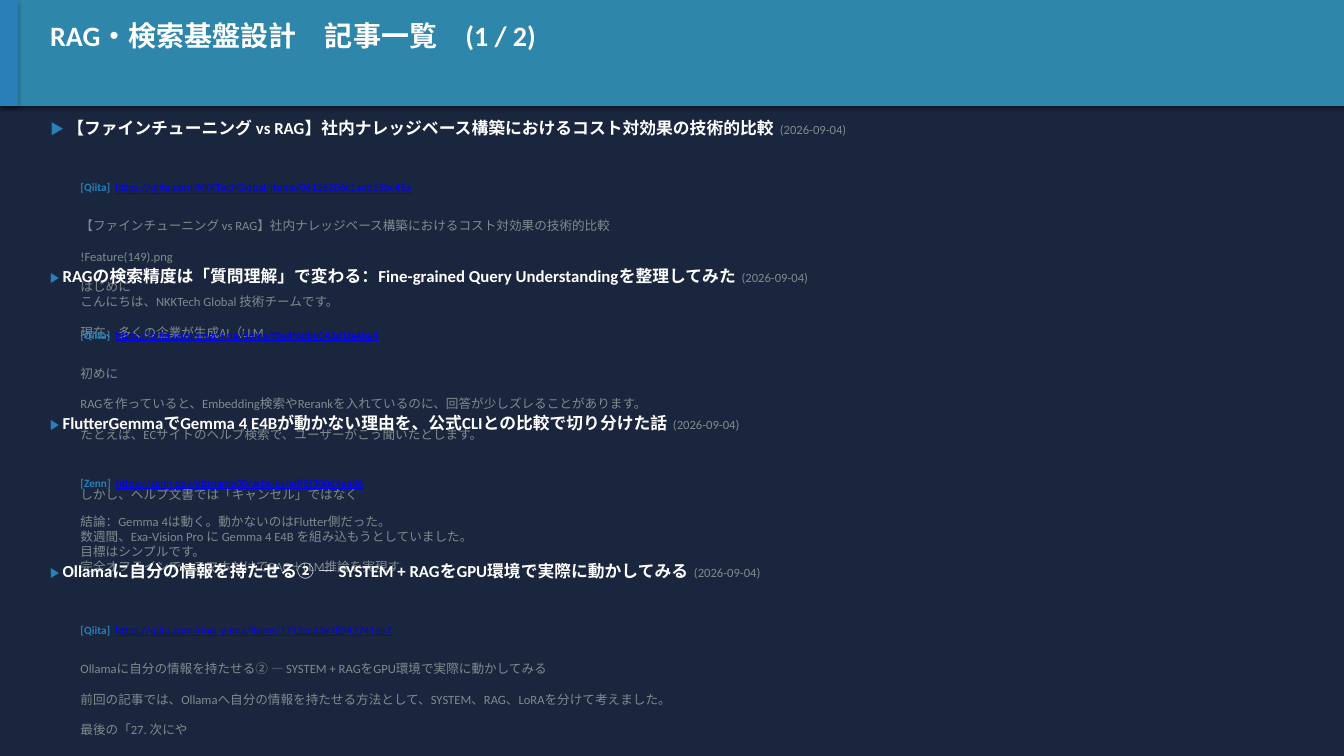
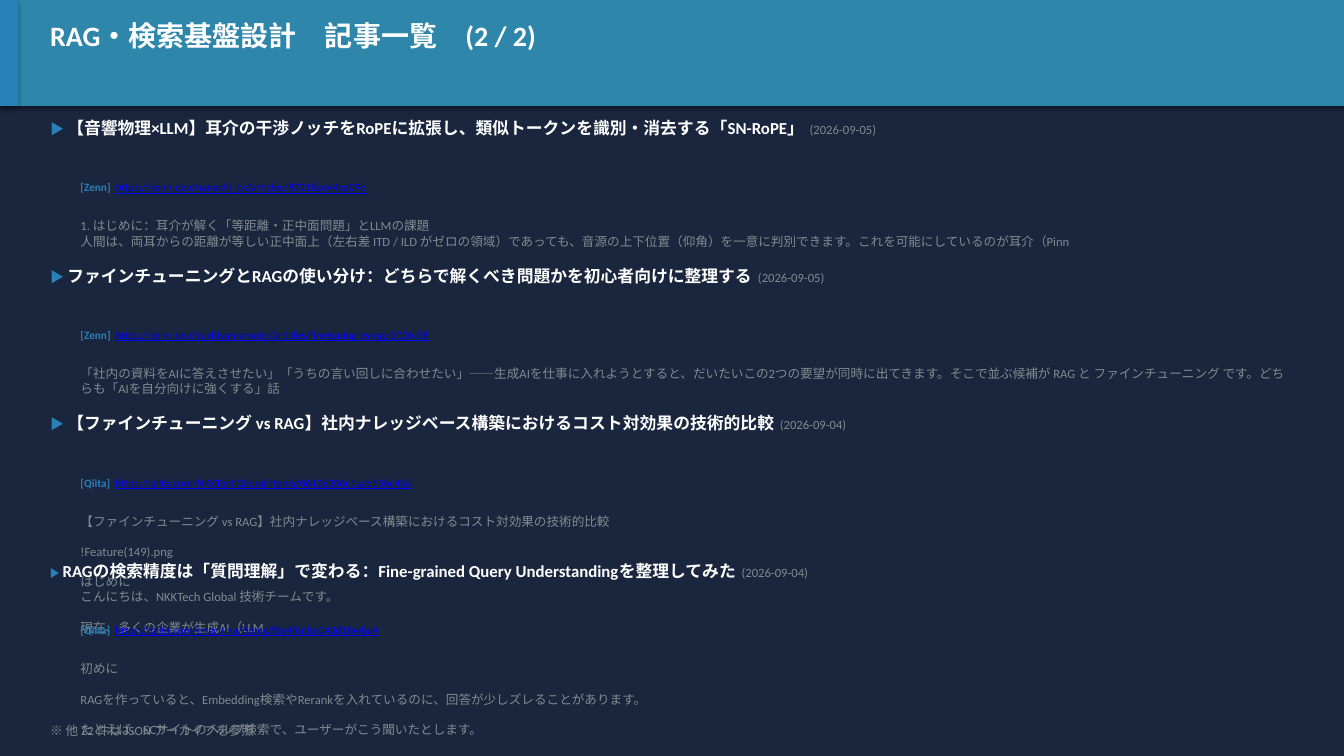
Before and after one commit to h-shoji-jws/ai-news-collector, a slide deck: slide 11 of data/2026-09-05.pptx (slide 10 before the commit). Drawn at 1344x756 pixels with LibreOffice and Linux fonts; fonts in the diff are those of the drawing. Boxes give left, top, right and bottom in pixels: in the first picture for what was removed or moved away, otherwise in the second. Text is boxed around its words. In the diff, an @@ line names an element or a change of style, - is before the commit and + after.

```diff
--- a/data/2026-09-05.pptx
+++ b/data/2026-09-05.pptx
@@ text at (50,22,536,50): text changed @@
-RAG・検索基盤設計 記事一覧 (1 / 2)
+RAG・検索基盤設計 記事一覧 (2 / 2)
@@ text added at (67,119,876,136), 12 pt, text #FFFFFF, bold @@
+▶ 【音響物理×LLM】耳介の干渉ノッチをRoPEに拡張し、類似トークンを識別・消去する「SN-RoPE」 (2026-09-05)
@@ text at (80,183,366,194): text changed @@
-[Zenn] https://zenn.dev/gitmame00/articles/a8f5f300d4ea86
+[Zenn] https://zenn.dev/nanashi_os/articles/87218ce44ce09b
@@ text added at (80,219,1069,247), 9 pt, text #7F8C8D @@
+1. はじめに：耳介が解く「等距離・正中面問題」とLLMの課題
+人間は、両耳からの距離が等しい正中面上（左右差 ITD / ILD がゼロの領域）であっても、音源の上下位置（仰角）を一意に判別できます。これを可能にしているのが耳介（Pinn
@@ text at (67,267,824,284): text changed; size 8 to 12 pt; text colour #0000FF to #FFFFFF; bold on @@
-[Qiita] https://qiita.com/engchina/items/f0a4f6dbe043d1fa4ba4
+▶ ファインチューニングとRAGの使い分け：どちらで解くべき問題かを初心者向けに整理する (2026-09-05)
@@ text added at (80,331,846,431), 8 pt, text #0000FF, underline @@
+[Zenn] https://zenn.dev/yushiyamamoto/articles/finetuning-vs-rag-2026-08
@@ text at (80,367,1285,394): text changed; size 12 to 9 pt; text colour #FFFFFF to #7F8C8D; bold off @@
-▶ FlutterGemmaでGemma 4 E4Bが動かない理由を、公式CLIとの比較で切り分けた話 (2026-09-04)
+「社内の資料をAIに答えさせたい」「うちの言い回しに合わせたい」——生成AIを仕事に入れようとすると、だいたいこの2つの要望が同時に出てきます。そこで並ぶ候補が RAG と ファインチューニング です。どちらも「AIを自分向けに強くする」話
@@ text removed at (80,515,473,575) @@
-結論：Gemma 4は動く。動かないのはFlutter側だった。
-数週間、Exa-Vision Pro に Gemma 4 E4B を組み込もうとしていました。
-目標はシンプルです。
-完全オフラインで、スマホだけでRAG＋LLM推論を実現す
@@ text removed at (63,563,760,579) @@
-▶ Ollamaに自分の情報を持たせる② ― SYSTEM + RAGをGPU環境で実際に動かしてみる (2026-09-04)
@@ text at (80,625,378,636): text changed @@
-[Qiita] https://qiita.com/rino_yume/items/1712cc23e78542741ab7
+[Qiita] https://qiita.com/engchina/items/f0a4f6dbe043d1fa4ba4
@@ 5 texts: place and size @@
-5 texts at (63,119,846,500)
+5 texts at (63,414,846,736)
@@ text removed at (80,663,670,735) @@
-Ollamaに自分の情報を持たせる② ― SYSTEM + RAGをGPU環境で実際に動かしてみる
-前回の記事では、Ollamaへ自分の情報を持たせる方法として、SYSTEM、RAG、LoRAを分けて考えました。
-最後の「27. 次にや
@@ text added at (66,723,254,736), 9 pt, text #7F8C8D @@
+※ 他 22 件は JSON アーカイブを参照
```
Also in this commit, not shown: 22 other slides changed, 1 slide added, 1 slide removed, 1 other file.
